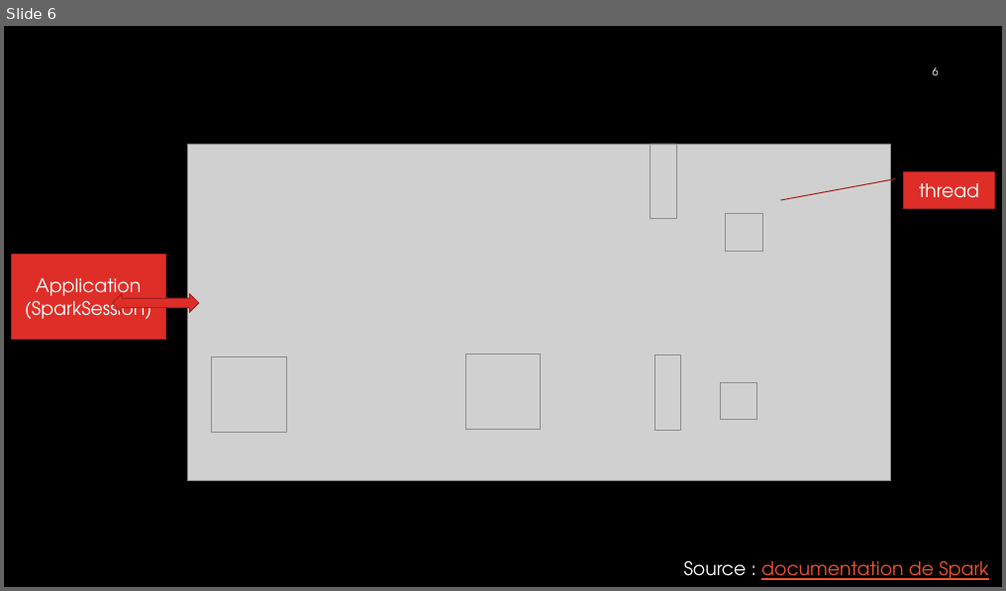
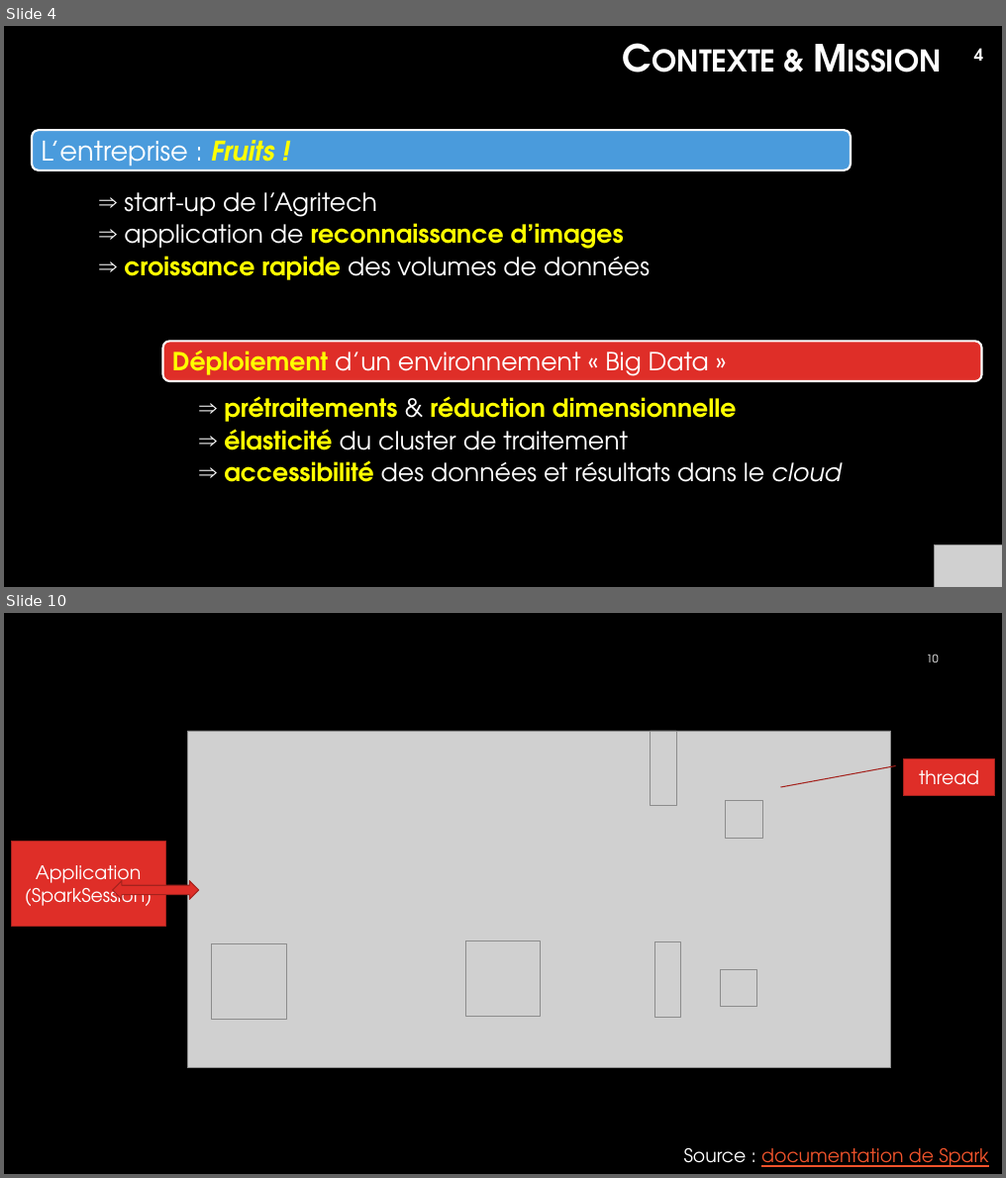
Before and after one commit to christophelebrun/OC_parcours_Data_Scientist_P8, a slide deck: projet8.pptx. Shown one above the other, each under a label of ours: slide 6 before the commit, slides 4 and 10 after it; the slides between them are not shown. The pictures are 1006x591 and 1006x1178 pixels, drawn with LibreOffice and Linux fonts; fonts in the diff are those of the drawing; grey boxes stand for pictures; background and template pictures are left out. Boxes give left, top, right and bottom in pixels: in the first picture for what was removed or moved away, otherwise in the second. Text is boxed around its words. In the diff, an @@ line names an element or a change of style, - is before the commit and + after.

```diff
--- a/projet8.pptx
+++ b/projet8.pptx
@@ slide 4 added at bbox=[4, 26, 1002, 587], background #000000 @@
@@ title added at bbox=[581, 26, 949, 84], 36 pt, text #FFFFFF, bold, small capitals @@
+Contexte & Mission
@@ page number added at bbox=[974, 48, 983, 61], 16 pt, text #FFFFFF, bold @@
+4
@@ rounded rectangle added at bbox=[32, 130, 850, 171], fill #4A9BDC, outline #FFFFFF 2 pt, 26 pt, text #FFFFFF @@
+L’entreprise : Fruits !
@@ text added at bbox=[124, 192, 649, 280], 24 pt, text #FFFFFF @@
+    ⇒ start-up de l’Agritech
+    ⇒ application de reconnaissance d’images
+    ⇒ croissance rapide des volumes de données
@@ rounded rectangle added at bbox=[162, 341, 982, 381], fill #DF2E28, outline #FFFFFF 2 pt, 24 pt, text #FFFFFF @@
+Déploiement d’un environnement « Big Data »
@@ text added at bbox=[224, 396, 841, 482], 24 pt, text #FFFF00, bold @@
+  ⇒ prétraitements & réduction dimensionnelle
+  ⇒ élasticité du cluster de traitement
+  ⇒ accessibilité des données et résultats dans le cloud
@@ picture added at bbox=[934, 545, 1002, 587] @@
@@ what was slide 6 is now slide 10 @@
@@ page number at bbox=[927, 654, 939, 663]: text changed @@
-6
+10
```
Also in this commit, not shown: 20 slides changed, 11 other slides added, 2 slides removed, 4 other files.
